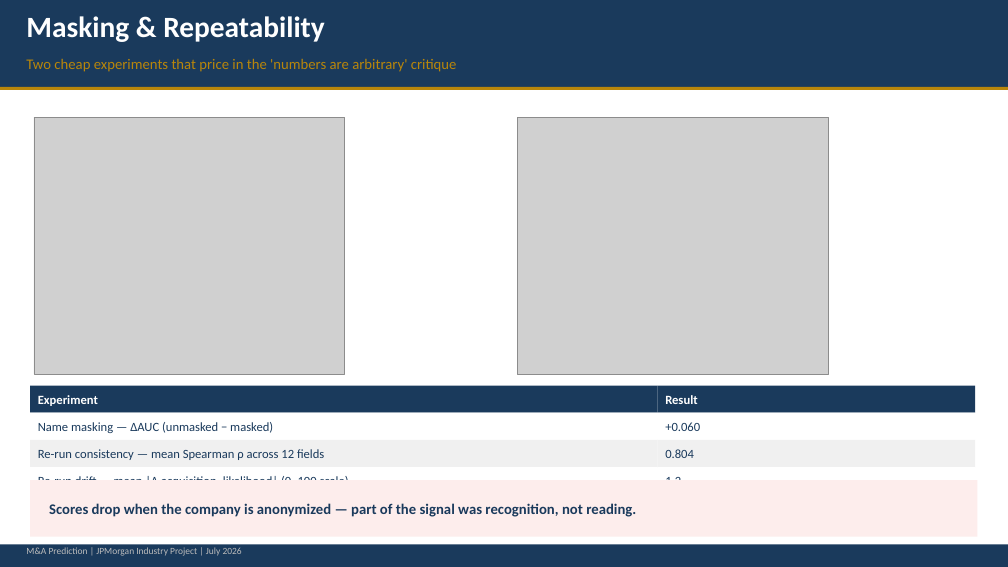
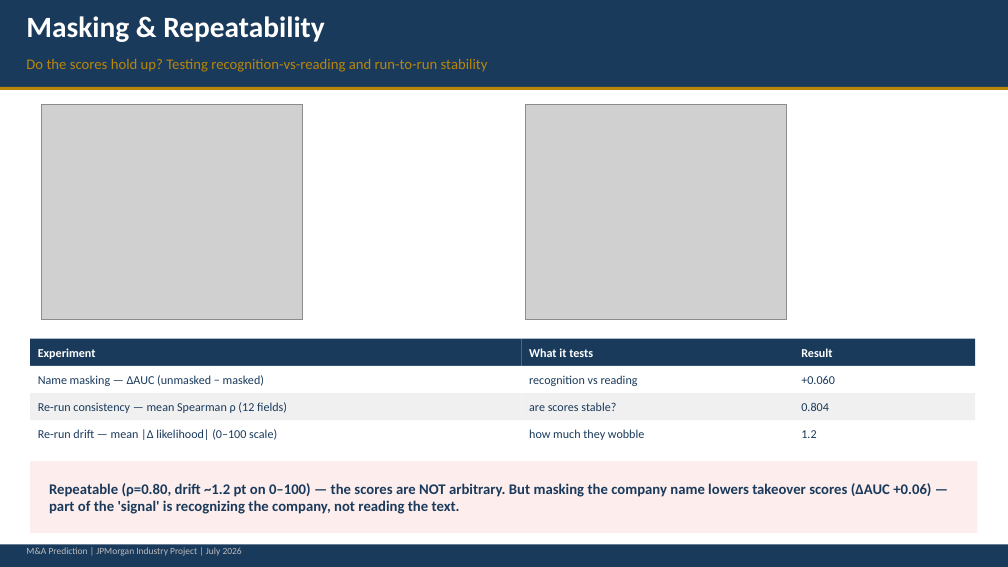
Before and after one commit to cindyfu0312/ucb-jpm-MA-prediction, a slide deck: slide 10 of reports/week6_llm_ma_prediction_presentation.pptx (slide 7 before the commit). Drawn at 1008x567 pixels with LibreOffice and Linux fonts; fonts in the diff are those of the drawing; grey boxes stand for pictures. Boxes give left, top, right and bottom in pixels: in the first picture for what was removed or moved away, otherwise in the second. Text is boxed around its words. In the diff, an @@ line names an element or a change of style, - is before the commit and + after.

Commit message:
Week 6 presentation polish: intuition slides, feature dictionary, honesty framing
- 3 new deck slides: Feature Dictionary (full A/B lists), 'Why the AUC Is Flat'
  (signal vs inversion worked examples, data-driven), 'Are LLM Signals New
  Information?' (Spearman heatmap + reading guide)
- 3 new notebook cells: one event traced end-to-end (§2), signal/inversion
  worked examples + per-company paired table (§5) — all self-selecting from data
- Honesty framing: exec-summary scope banner (windows/events/test, budget-limited),
  pre-registered thresholds table on verdict slide
- Dropped PR-AUC column and 'Wilcoxon' label from slides (kept in notebook);
  ROC-AUC + bootstrap CI only
- Fixed slide-7 table/callout overlap

Final data: 65 windows / 37 LLM-scored events, ~$0.39 OpenAI spend (account
quota then exhausted). Verdict unchanged: null result, best AUC 0.54 < 0.58.

```diff
--- a/reports/week6_llm_ma_prediction_presentation.pptx
+++ b/reports/week6_llm_ma_prediction_presentation.pptx
@@ text at <box>26,59,488,72</box>: text changed @@
-Two cheap experiments that price in the 'numbers are arbitrary' critique
+Do the scores hold up? Testing recognition-vs-reading and run-to-run stability
@@ picture: place and size @@
-picture at <box>34,117,345,374</box>
+picture at <box>42,104,302,320</box>
@@ picture: place and size @@
-picture at <box>518,117,829,374</box>
+picture at <box>526,104,786,320</box>
@@ rectangle: place and size @@
-rectangle at <box>30,386,658,413</box>
+rectangle at <box>30,339,522,366</box>
@@ text "Experiment": place and size @@
-text "Experiment" at <box>38,395,98,406</box>
+text "Experiment" at <box>38,348,96,359</box>
@@ rectangle added at <box>522,339,794,366</box>, fill #1A3A5C @@
@@ text added at <box>529,348,593,357</box>, 11.5 pt, text #FFFFFF, bold @@
+What it tests
@@ rectangle: place and size @@
-rectangle at <box>658,386,975,413</box>
+rectangle at <box>794,339,975,366</box>
@@ text "Result": place and size @@
-text "Result" at <box>665,395,697,404</box>
+text "Result" at <box>801,348,832,357</box>
@@ rectangle: place and size @@
-rectangle at <box>30,467,658,495</box>
+rectangle at <box>30,366,522,393</box>
@@ text "Name masking — ΔAUC (unmasked ...": place and size @@
-text "Name masking — ΔAUC (unmasked ..." at <box>38,422,273,433</box>
+text "Name masking — ΔAUC (unmasked ..." at <box>38,375,264,386</box>
@@ rectangle added at <box>522,366,794,393</box>, fill #FFFFFF @@
@@ text added at <box>529,375,638,386</box>, 11.5 pt, text #1A3A5C @@
+recognition vs reading
@@ rectangle added at <box>794,366,975,393</box>, fill #FFFFFF @@
@@ size 12 to 11.5 pt in 6 elements at <box>38,348,96,359</box>, <box>38,375,264,386</box>, <box>801,348,832,357</box>, <box>801,402,829,411</box>, <box>801,430,816,438</box>, <box>801,376,835,384</box> @@
@@ text "+0.060": place and size @@
-text "+0.060" at <box>665,422,700,431</box>
+text "+0.060" at <box>801,376,835,384</box>
@@ rectangle: place and size @@
-rectangle at <box>30,440,658,467</box>
+rectangle at <box>30,393,522,420</box>
@@ text at <box>38,402,287,413</box>: text changed; size 12 to 11.5 pt @@
-Re-run consistency — mean Spearman ρ across 12 fields
+Re-run consistency — mean Spearman ρ (12 fields)
@@ rectangle added at <box>522,393,794,420</box>, fill #F0F0F0 @@
@@ text added at <box>529,402,616,411</box>, 11.5 pt, text #1A3A5C @@
+are scores stable?
@@ rectangle: place and size @@
-rectangle at <box>658,440,975,467</box>
+rectangle at <box>794,393,975,420</box>
@@ text "0.804": place and size @@
-text "0.804" at <box>665,449,694,458</box>
+text "0.804" at <box>801,402,829,411</box>
@@ rectangle: place and size @@
-rectangle at <box>30,413,658,440</box>
+rectangle at <box>30,420,522,448</box>
@@ text at <box>38,429,277,440</box>: text changed; size 12 to 11.5 pt @@
-Re-run drift — mean |Δ acquisition_likelihood| (0–100 scale)
+Re-run drift — mean |Δ likelihood| (0–100 scale)
@@ rectangle: place and size @@
-rectangle at <box>658,467,975,495</box>
+rectangle at <box>522,420,794,448</box>
@@ text added at <box>529,429,644,440</box>, 11.5 pt, text #1A3A5C @@
+how much they wobble
@@ rectangle: place and size @@
-rectangle at <box>658,413,975,440</box>
+rectangle at <box>794,420,975,448</box>
@@ text "1.2": place and size @@
-text "1.2" at <box>665,477,681,480</box>
+text "1.2" at <box>801,430,816,438</box>
@@ rectangle: place and size @@
-rectangle at <box>30,480,978,537</box>
+rectangle at <box>30,461,978,533</box>
@@ text at <box>49,483,931,514</box>: text changed @@
-Scores drop when the company is anonymized — part of the signal was recognition, not reading.
+Repeatable (ρ=0.80, drift ~1.2 pt on 0–100) — the scores are NOT arbitrary. But masking the company name lowers takeover scores (ΔAUC +0.06) — part of the 'signal' is recognizing the company, not reading the text.
```
Also in this commit, not shown: 4 other slides changed, 3 slides added, 6 other files.
